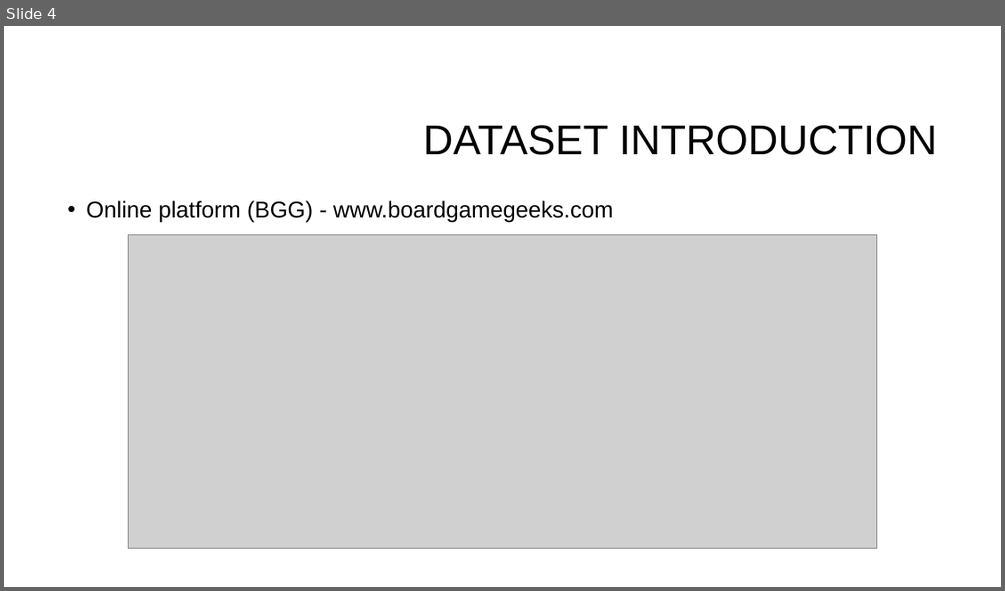
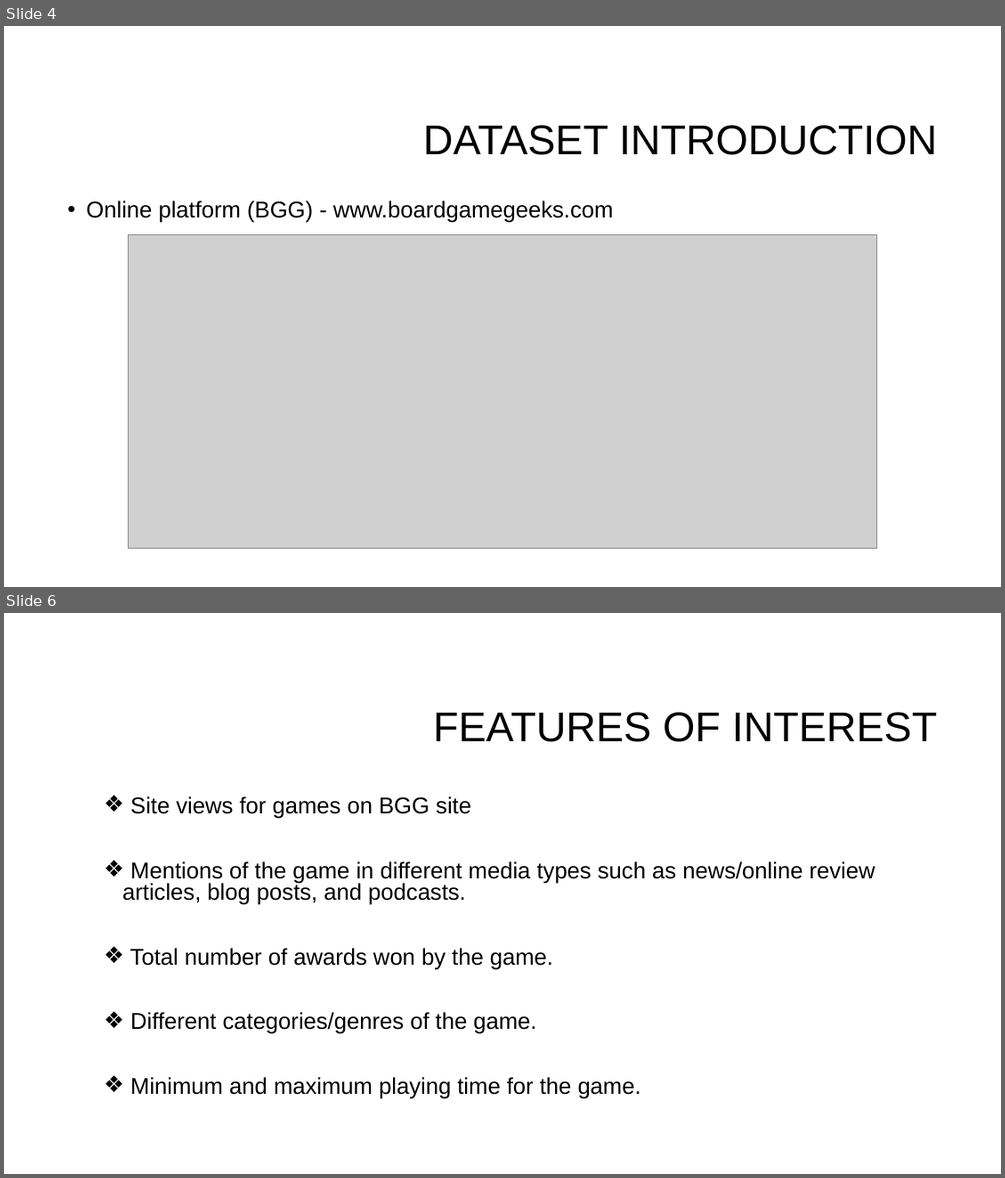
Before and after one commit to suhitasva/Python_EDA_Project_SVA, a slide deck: Boardgame_analysis_presentation.pptx. Shown one above the other, each under a label of ours: slide 4 before the commit, slides 4 and 6 after it; the slides between them are not shown. The pictures are 1005x591 and 1005x1178 pixels, drawn with LibreOffice and Linux fonts; fonts in the diff are those of the drawing; grey boxes stand for pictures; background and template pictures are left out. Boxes give left, top, right and bottom in pixels: in the first picture for what was removed or moved away, otherwise in the second. Text is boxed around its words. In the diff, an @@ line names an element or a change of style, - is before the commit and + after.

Commit message:
Slides created for site views awards and media type count analysis

```diff
--- a/Boardgame_analysis_presentation.pptx
+++ b/Boardgame_analysis_presentation.pptx
@@ slide 6 added at <box>4,613,1001,1174</box>, background #FFFFFF @@
@@ title added at <box>433,712,937,742</box>, 40 pt, text #000000 @@
+FEATURES OF INTEREST
@@ text added at <box>122,796,875,1099</box>, 22 pt, text #000000 @@
+❖ Site views for games on BGG site
+❖ Mentions of the game in different media types such as news/online review articles, blog posts, and podcasts.
+❖ Total number of awards won by the game.
+❖ Different categories/genres of the game.
+❖ Minimum and maximum playing time for the game.
```
Also in this commit, not shown: 2 slides changed, 9 other slides added, 1 slide removed.
